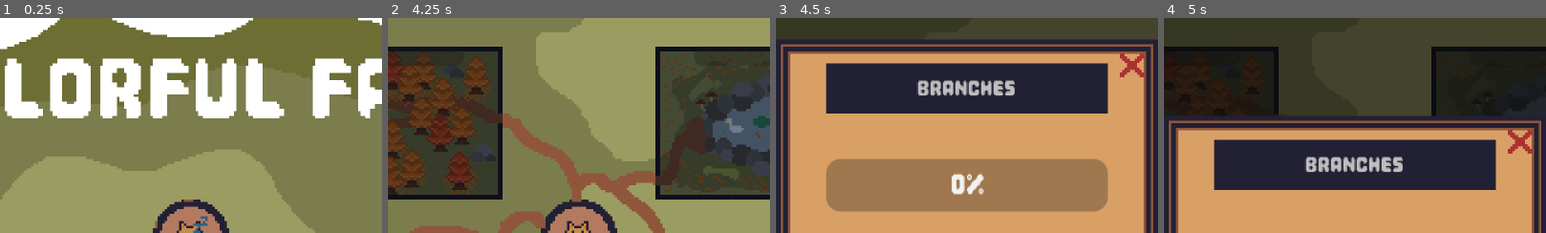
Above: before the commit, frames 1-4 (left to right).
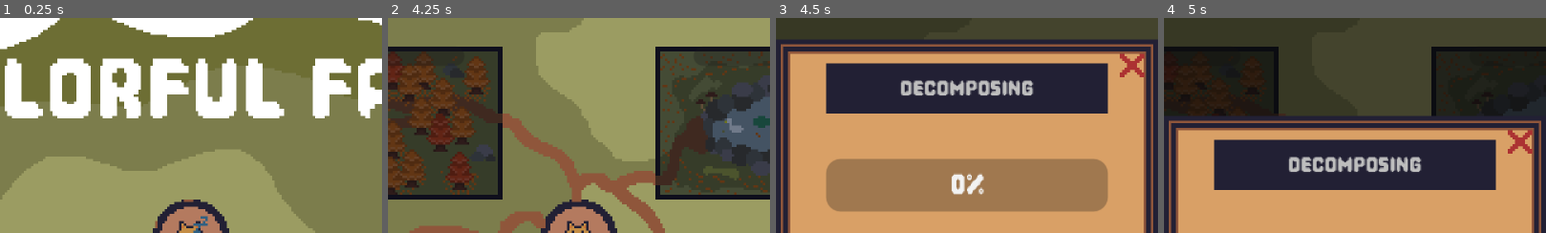
Above: after the commit, the same moments.

Repository: Aaryan-J/Colorful-Fall
Game: Godot game, scene res://Scenes/main.tscn
The game is run twice, just before and just after one commit, with the same random seed, the same clock (stepped at 60 frames per second) and the same inputs.
Inputs (mouse positions are % of the whole screen's width and height, from its top left):
- Up to frame 1 (0.25 s): no input
- Up to frame 2 (4.25 s): click (22, 27) at 0.5 s; click (78, 27) at 1.25 s; click (22, 80) at 2 s; click (78, 80) at 2.75 s; click (50, 53) at 3.5 s
- Up to frame 3 (4.5 s): click (22, 27) at 4.25 s
- Up to frame 4 (5 s): no input
The pictures show only the part of the screen within x 25-75%, y 2-52%; the shares and areas given below are measured in that part.

Frames 1-2 are identical in both runs. In frame 3, 1.8% of the frame differs, in the area x 32-68%, y 28-36%; in frame 4, 1.8%.

Commit message:
added readme

Diff:
--- a/Scripts/mapWindow.gd
+++ b/Scripts/mapWindow.gd
@@ -34,9 +34,9 @@
 
 # tracking states
 var regionCompletion = {
-	"forest": {"current": 0, "max": 10, "completed": false, "button": null, "progress": null}, #120
-	"pond": {"current": 0, "max": 10, "completed": false, "button": null, "progress": null}, #200
-	"pumpkin": {"current": 0, "max": 10, "completed": false, "button": null, "progress": null} #400
+	"forest": {"current": 0, "max": 120, "completed": false, "button": null, "progress": null},
+	"pond": {"current": 0, "max": 200, "completed": false, "button": null, "progress": null},
+	"pumpkin": {"current": 0, "max": 400, "completed": false, "button": null, "progress": null}
 }
 
 func _ready() -> void:
--- a/Scripts/typingWindow.gd
+++ b/Scripts/typingWindow.gd
@@ -15,10 +15,32 @@
 
 # word arrays for each regions
 var wordPools = {
-	"forest": ["maple", "acorn", "leaves", "branches", "russet", "mulch", "mossy", "forest"],
-	"pond": ["ripple", "pebble", "reflection", "breeze", "mist", "drizzle", "pond", "glassy"],
-	"pumpkin": ["pumpkin", "harvest", "gourd", "squash", "scarecrow", "hayride", "marrow"]
+	"forest": [
+		"moss", "bark", "twig", "leaf", "fern", "root", "wood", "deer", "owl", "bear",
+		"acorn", "maple", "cedar", "birch", "grove", "canopy", "timber", "forage", "rustle", "canopy",
+		"thicket", "bramble", "sprout", "foliage", "woodland", "sapling", "mulch", "mossy", "forest", "fungi",
+		"russet", "amber", "copper", "chestnut", "hazel", "walnut", "evergreen", "spruce", "willow", "poplar",
+		"undergrowth", "wilderness", "mushrooms", "woodpecker", "squirrel", "chipmunk", "hedgehog", "badger", "foxglove", "chrysalis",
+		"deciduous", "overstory", "understory", "mycelium", "woodsmoke", "decomposing", "shady", "dense", "overgrown", "untamed"
+	],
+	"pond": [
+		"mist", "fog", "rain", "dew", "pond", "lake", "pier", "dock", "fish", "frog",
+		"ripple", "pebble", "breeze", "drizzle", "glassy", "murky", "chill", "still", "shore", "bank",
+		"cattail", "lilypad", "lotus", "tadpole", "minnow", "dragonfly", "heron", "mallard", "beaver", "otter",
+		"reflection", "shimmer", "glisten", "overcast", "cloudy", "moisture", "vapor", "splash", "current", "stream",
+		"waterfront", "watershed", "trickle", "cascade", "downpour", "shallows", "submerged", "aquatic", "reedy", "marshy",
+		"weathered", "dampness", "condensation", "evaporation", "rainwater", "raindrop", "puddle", "brook", "creek", "wetlands"
+	],
+	"pumpkin": [
+		"hay", "dirt", "seed", "gourd", "vines", "crop", "farm", "plow", "corn", "crow",
+		"pumpkin", "harvest", "squash", "marrow", "hayride", "scarecrow", "wheelbarrow", "tractor", "barnyard", "patch",
+		"cinnamon", "nutmeg", "clove", "ginger", "allspice", "baked", "roasting", "toasted", "autumnal", "equinox",
+		"sweater", "flannel", "cardigan", "blanket", "slippers", "scarf, mitten", "bonfire", "hearth", "fireplace", "cider",
+		"teacup", "steaming", "simmer", "spiced", "festive", "bountiful", "abundance", "solstice", "folklore", "tradition",
+		"orchard", "baskets", "crates", "bushel", "windrow", "cornucopia", "homestead", "wholesome", "crunchy", "plentiful"
+	]
 }
+
 
 func openTypingSession(regionName: String, currentProg: int, maxProg: int):
 	activeRegionName = regionName
@@ -71,12 +93,7 @@
 		mistakesMade += 1
 		GameManager.playSFX(GameManager.wrongLetterSound)
 
-		# pull current upgrade values from the central game controller
-		var stubbornKittyLevel = 0
-		if GameManager.has_meta("stubbornKittyLevel"):
-			stubbornKittyLevel = GameManager.get_meta("stubbornKittyLevel")
-
-		var maxAllowedMistakes = 1 + stubbornKittyLevel
+		var maxAllowedMistakes = 1 + GameManager.stubbornKittyLevel
 
 		if mistakesMade < maxAllowedMistakes:
 			# Stubborn Kitty Feature: delete last letter, step back 1 index, let them retry
--- a/project.godot
+++ b/project.godot
@@ -38,3 +38,4 @@
 rendering_device/driver.windows="d3d12"
 renderer/rendering_method="gl_compatibility"
 renderer/rendering_method.mobile="gl_compatibility"
+textures/vram_compression/import_etc2_astc=true
Not shown, added: export_presets.cfg
Not shown, added: README.md
